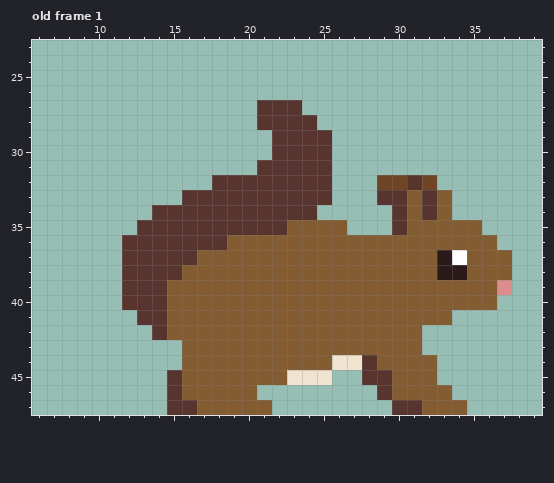
Edited in one commit: pixel-art file (bnp/resources/sprites/squirrel/squirrel.aseprite). The picture above is the old version.
48x48 pixels, 4 frames. Shown: old frame 1: x 6..39, y 23..47. The commit also changed other frames, which this record leaves out.
The result:
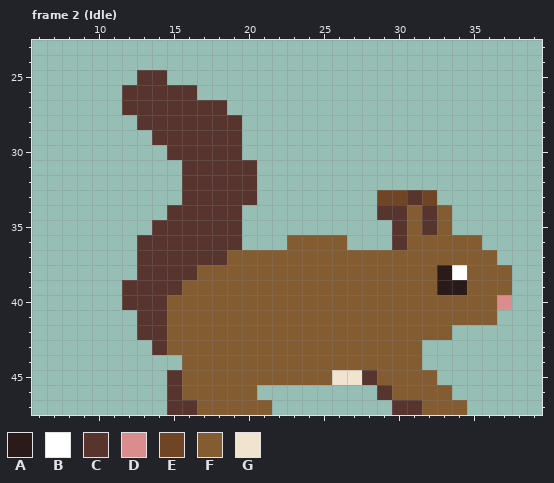
Palette (. is transparent): A #2a1a1a  B #ffffff  C #58342e  D #db8c8c  E #6f4526  F #835c32  G #f0e4d0
A new or re-ordered frame is compared with the old frame closest to it.
Diff:
{"change": "frames 4 -> 9"}
{"where": "frame 2 (Idle) is new; against old frame 1"}
{"frame":2,"y":25,"x":13,"old":"..","new":"CC"}
{"frame":2,"y":26,"x":12,"old":".....","new":"CCCCC"}
{"frame":2,"y":27,"x":12,"old":".......","new":"CCCCCCC"}
{"frame":2,"y":27,"x":21,"old":"CCC","new":"..."}
{"frame":2,"y":28,"x":13,"old":".......","new":"CCCCCCC"}
{"frame":2,"y":28,"x":21,"old":"CCCC","new":"...."}
{"frame":2,"y":29,"x":14,"old":"......","new":"CCCCCC"}
{"frame":2,"y":29,"x":22,"old":"CCCC","new":"...."}
{"frame":2,"y":30,"x":15,"old":".....","new":"CCCCC"}
{"frame":2,"y":30,"x":22,"old":"CCCC","new":"...."}
{"frame":2,"y":31,"x":16,"old":".....CCCCC","new":"CCCCC....."}
{"frame":2,"y":32,"x":16,"old":"..","new":"CC"}
{"frame":2,"y":32,"x":21,"old":"CCCCC","new":"....."}
{"frame":2,"y":32,"x":29,"old":"EECE","new":"...."}
{"frame":2,"y":33,"x":21,"old":"CCCCC","new":"....."}
{"frame":2,"y":33,"x":29,"old":"CCFCF","new":"EECE."}
{"frame":2,"y":34,"x":14,"old":"C","new":"."}
{"frame":2,"y":34,"x":20,"old":"CCCCC","new":"....."}
{"frame":2,"y":34,"x":29,"old":".","new":"C"}
{"frame":2,"y":35,"x":13,"old":"C","new":"."}
{"frame":2,"y":35,"x":20,"old":"CCCFFFF","new":"......."}
{"frame":2,"y":35,"x":32,"old":"F","new":"C"}
{"frame":2,"y":35,"x":34,"old":"FF","new":".."}
{"frame":2,"y":36,"x":12,"old":"C","new":"."}
{"frame":2,"y":36,"x":19,"old":"FFFF","new":"C..."}
{"frame":2,"y":36,"x":27,"old":"FFFF","new":"...C"}
{"frame":2,"y":36,"x":36,"old":"F","new":"."}
{"frame":2,"y":37,"x":12,"old":"C","new":"."}
{"frame":2,"y":37,"x":17,"old":"FF","new":"CC"}
{"frame":2,"y":37,"x":33,"old":"AB","new":"FF"}
{"frame":2,"y":37,"x":37,"old":"F","new":"."}
{"frame":2,"y":38,"x":12,"old":"C","new":"."}
{"frame":2,"y":38,"x":16,"old":"F","new":"C"}
{"frame":2,"y":38,"x":34,"old":"A","new":"B"}
{"frame":2,"y":39,"x":15,"old":"F","new":"C"}
{"frame":2,"y":39,"x":33,"old":"FF","new":"AA"}
{"frame":2,"y":39,"x":37,"old":"D","new":"F"}
{"frame":2,"y":40,"x":37,"old":".","new":"D"}
{"frame":2,"y":41,"x":34,"old":"...","new":"FFF"}
{"frame":2,"y":42,"x":13,"old":".","new":"C"}
{"frame":2,"y":42,"x":32,"old":"..","new":"FF"}
{"frame":2,"y":43,"x":14,"old":"..","new":"CF"}
{"frame":2,"y":44,"x":26,"old":"GGC","new":"FFF"}
{"frame":2,"y":44,"x":32,"old":"F","new":"."}
{"frame":2,"y":45,"x":23,"old":"GGG..","new":"FFFGG"}
{"frame":2,"y":45,"x":29,"old":"C","new":"F"}
{"label":"changed","picture_box":[122,70,512,385]}
